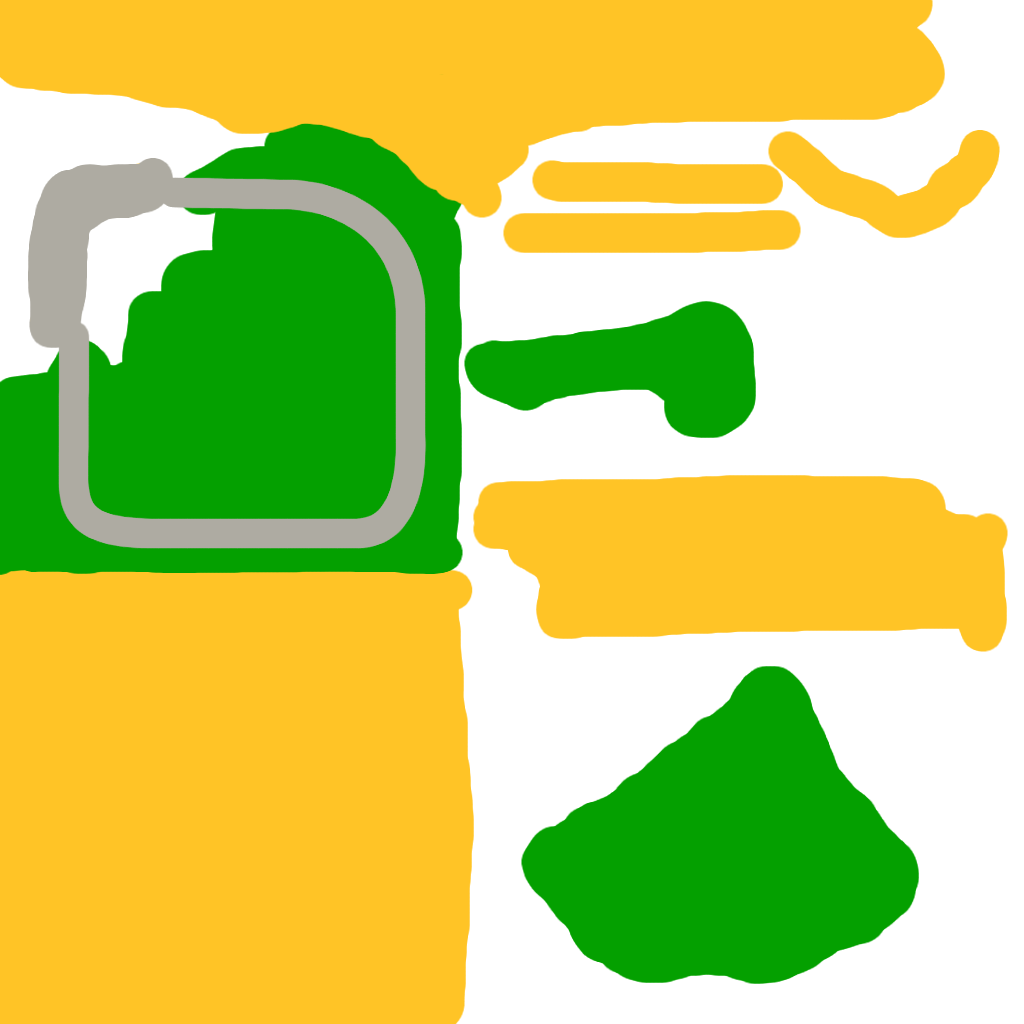
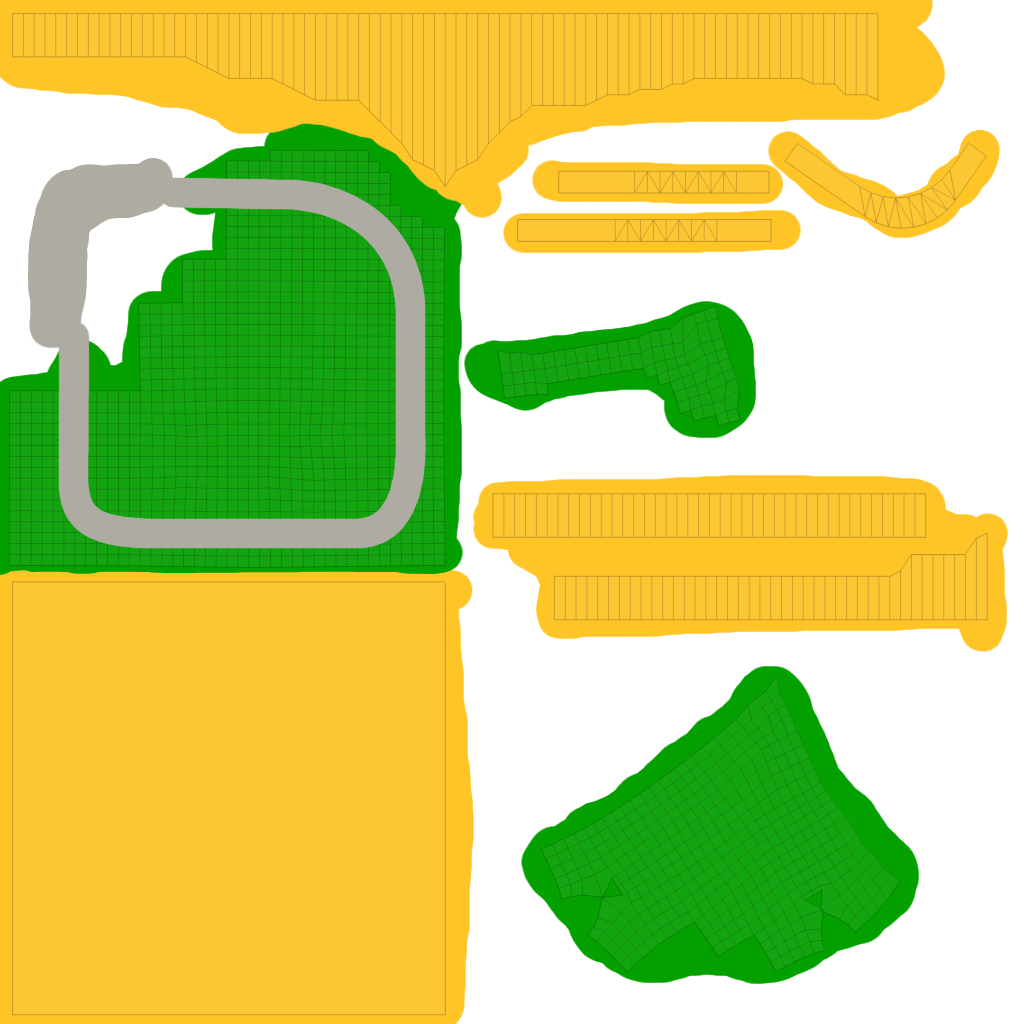
Two versions of the same layered image (1024 x 1024). Layer-by-layer changes:
moved "solid-tracks" above "ovarlay-uv trans" over left=28, top=158, right=427, bottom=549
added layer "ovarlay-uv trans" above "ovarlay-uv" over left=8, top=12, right=988, bottom=1016
